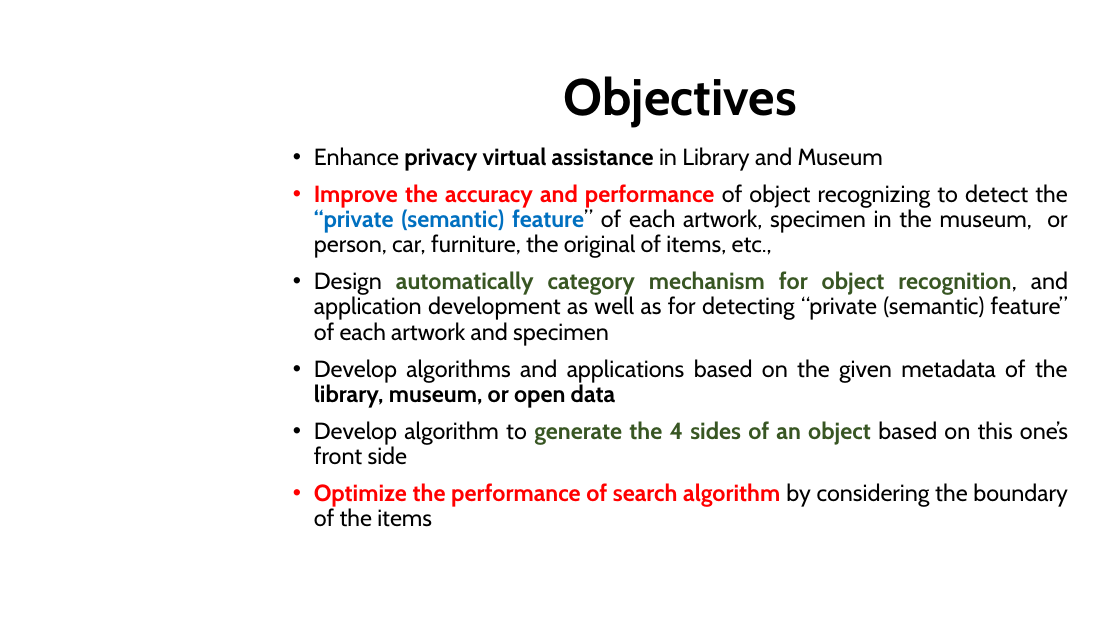
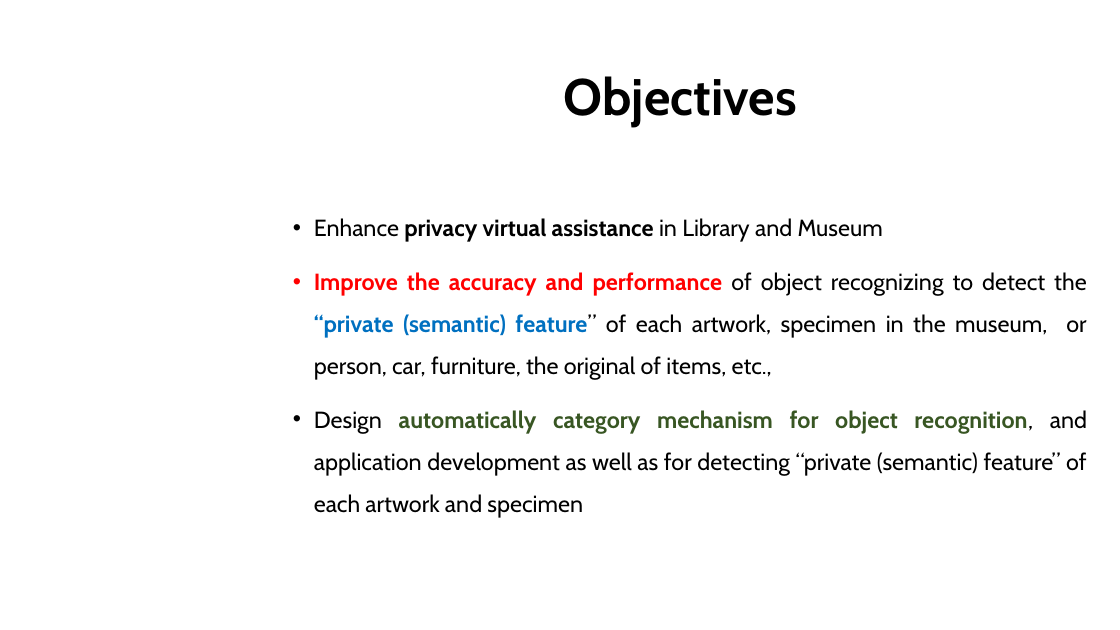
Before and after one commit to dungdovu/DGA1031, a slide deck: slide 25 of DGA1031/What is it.pptx (slide 26 before the commit). Drawn at 1120x630 pixels with LibreOffice and Linux fonts; fonts in the diff are those of the drawing; background and template pictures are left out. Boxes give left, top, right and bottom in pixels: in the first picture for what was removed or moved away, otherwise in the second. Text is boxed around its words. In the diff, an @@ line names an element or a change of style, - is before the commit and + after.

```diff
--- a/DGA1031/What is it.pptx
+++ b/DGA1031/What is it.pptx
@@ text "Enhance privacy virtual assistance in ...": place and size @@
-text "Enhance privacy virtual assistance in ..." at (314, 147, 1068, 527)
+text "Enhance privacy virtual assistance in ..." at (314, 218, 1087, 517)
@@ text "Enhance privacy virtual assistance in ..." at (314, 218, 1087, 517): line spacing 0.9 to 1.5 @@
@@ text at (314, 359, 1068, 527): paragraphs removed @@
-• Develop algorithms and applications based on the given metadata of the library, museum, or open data
-• Develop algorithm to generate the 4 sides of an object based on this one’s front side
-• Optimize the performance of search algorithm by considering the boundary of the items
```
Also in this commit, not shown: 17 other slides changed, 5 slides added, 2 slides removed, 1 other file.
